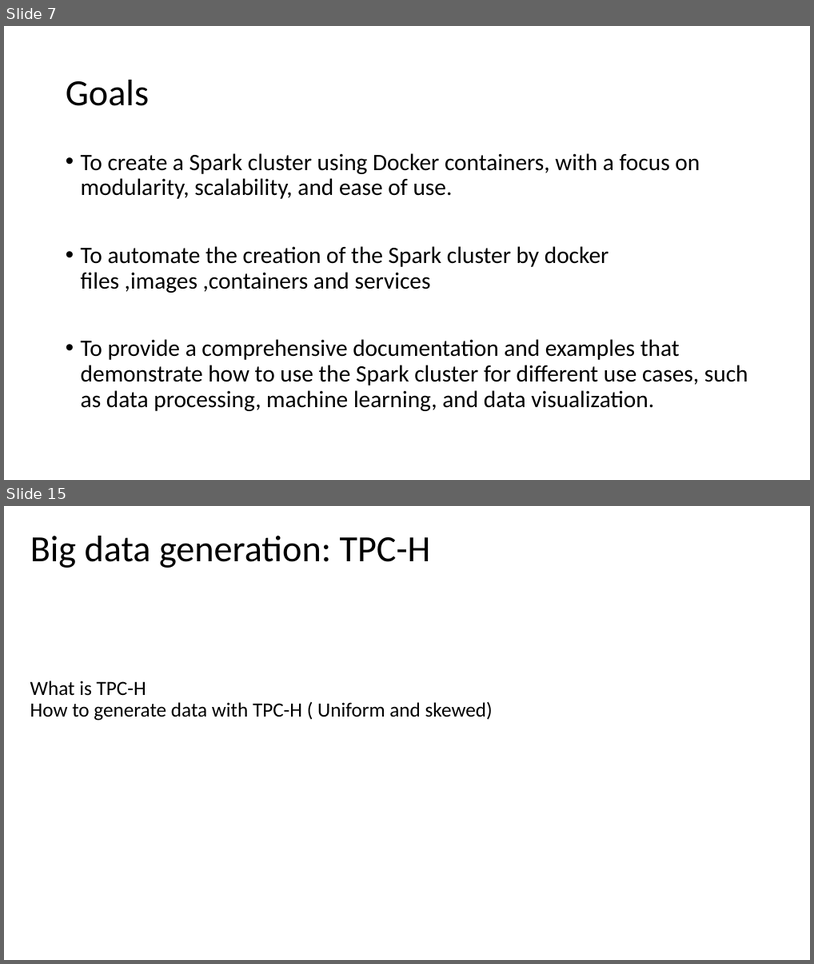
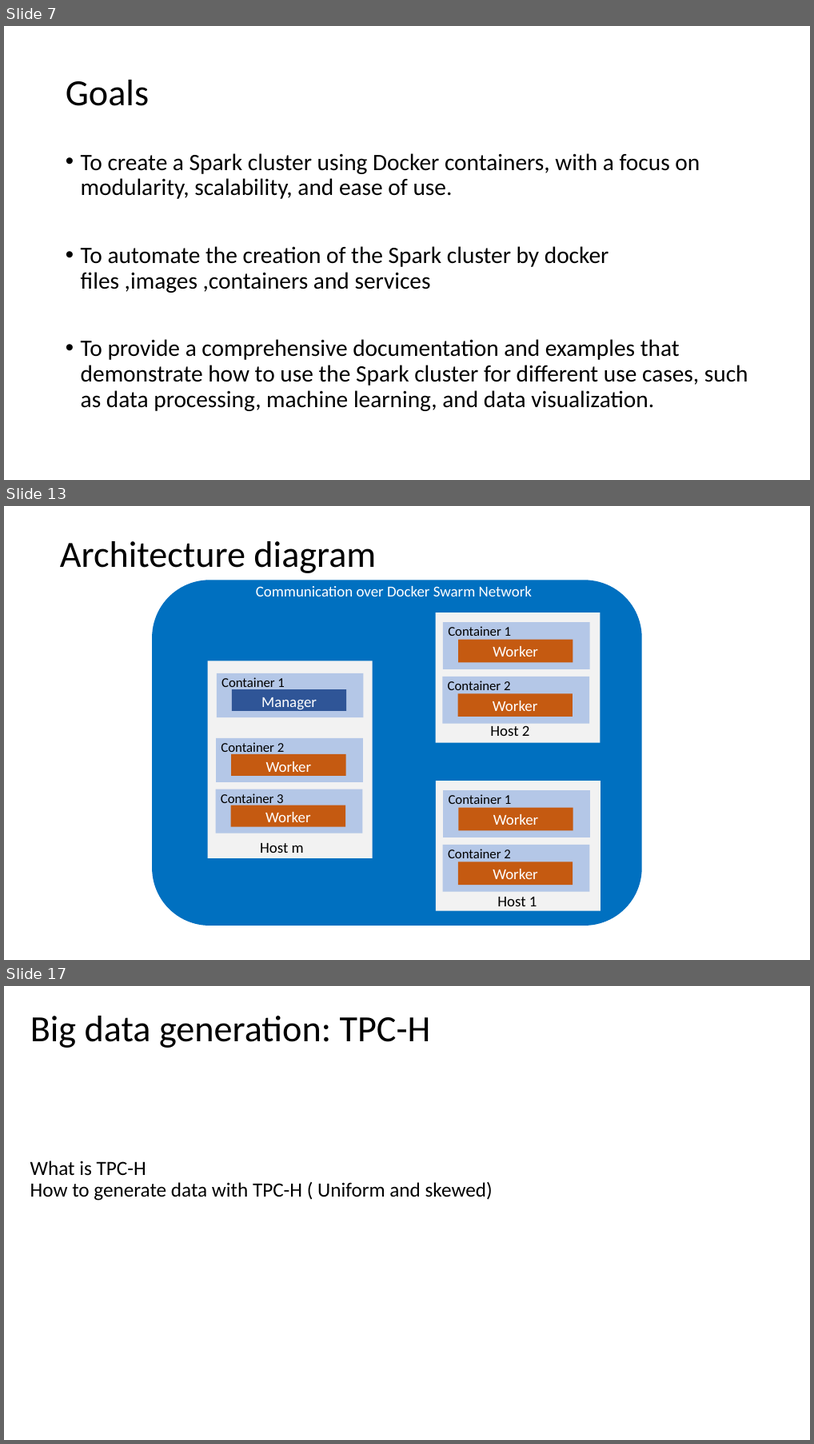
Before and after one commit to gprasad09/Apache-Spark-Cluster-Project, a slide deck: misc/ProjectReports-In progress/TermProject.pptx. Shown one above the other, each under a label of ours: slides 7 and 15 before the commit, slides 7, 13 and 17 after it; the slides between them are not shown. The pictures are 814x964 and 814x1444 pixels, drawn with LibreOffice and Linux fonts; fonts in the diff are those of the drawing. Boxes give left, top, right and bottom in pixels: in the first picture for what was removed or moved away, otherwise in the second. Text is boxed around its words. In the diff, an @@ line names an element or a change of style, - is before the commit and + after.

```diff
--- a/misc/ProjectReports-In progress/TermProject.pptx
+++ b/misc/ProjectReports-In progress/TermProject.pptx
@@ slide 13 added at (4,506,810,960), background #FFFFFF @@
@@ title added at (60,541,376,573), 44 pt, text #000000 @@
+Architecture diagram
@@ rounded rectangle added at (152,580,642,925), fill #0070C0 @@
@@ text added at (256,586,532,596), 18 pt, text #FFFFFF @@
+Communication over Docker Swarm Network
@@ group added at (436,612,601,743): 5 rectangles, 5 texts @@
+Host 2
+Worker
+Container 1
+Worker
+Container 2
@@ group added at (208,661,373,858): 7 rectangles, 7 texts @@
+Host m
+Manager
+Container 1
+Worker
+Container 2
+Worker
+Container 3
@@ group added at (436,780,601,911): 5 rectangles, 5 texts @@
+Host 1
+Worker
+Container 1
+Worker
+Container 2
@@ what was slide 15 is now slide 17 @@
```
Also in this commit, not shown: 6 slides changed, 2 other slides added, 2 slides removed, 1 other file.
